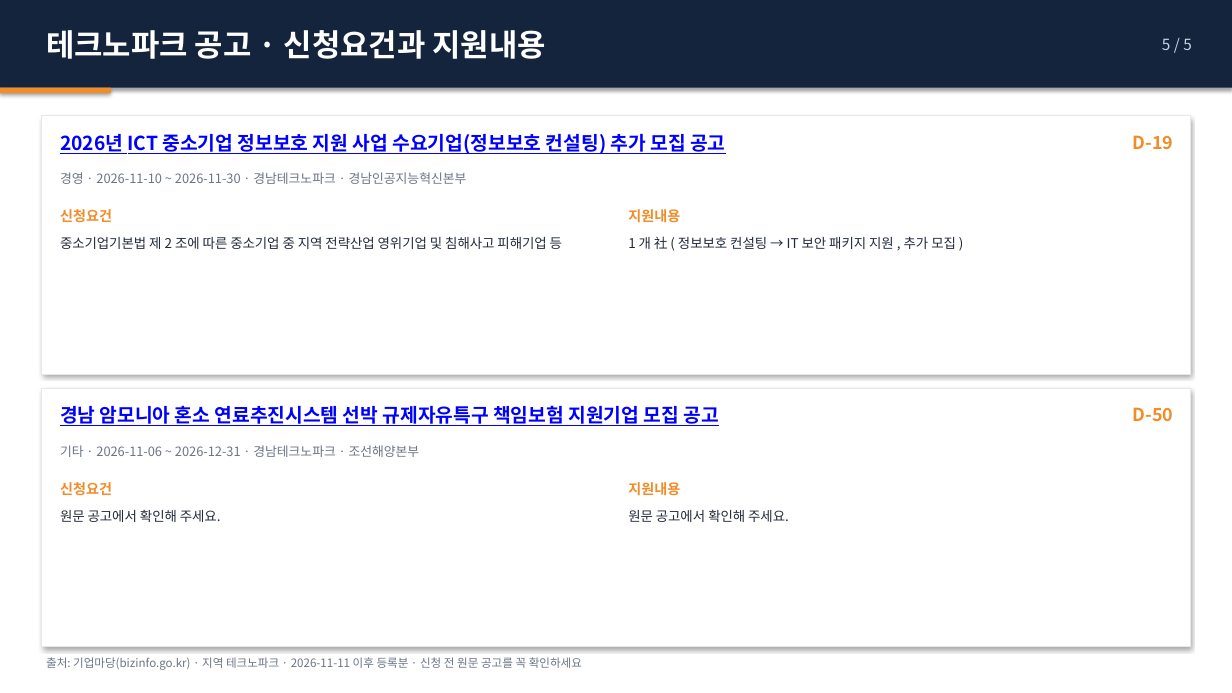
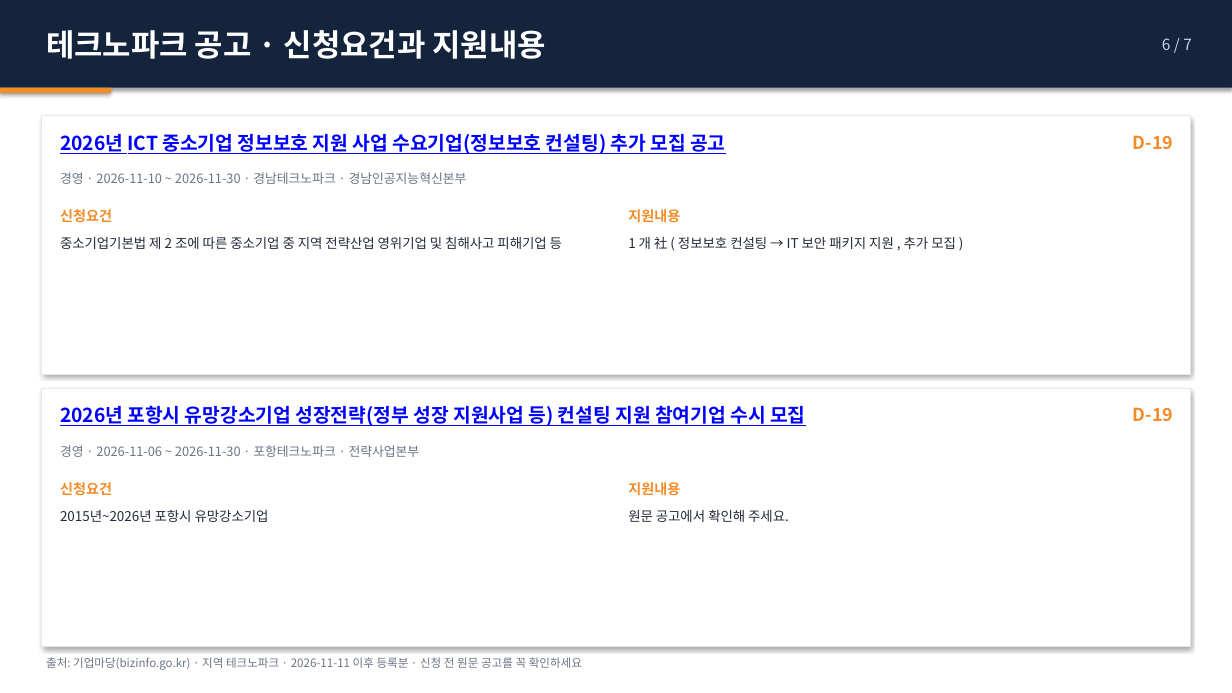
Before and after one commit to juddmank/helprnd.com, a slide deck: slide 15 of site/briefings/2026-11-11_지원사업공고.pptx (slide 13 before the commit). Drawn at 1232x693 pixels with LibreOffice and Linux fonts; fonts in the diff are those of the drawing. Boxes give left, top, right and bottom in pixels: in the first picture for what was removed or moved away, otherwise in the second. Text is boxed around its words. In the diff, an @@ line names an element or a change of style, - is before the commit and + after.

```diff
--- a/site/briefings/2026-11-11_지원사업공고.pptx
+++ b/site/briefings/2026-11-11_지원사업공고.pptx
@@ text at [1162,38,1192,50]: text changed @@
-5 / 5
+6 / 7
@@ text at [60,405,805,426]: text changed @@
-경남 암모니아 혼소 연료추진시스템 선박 규제자유특구 책임보험 지원기업 모집 공고
+2026년 포항시 유망강소기업 성장전략(정부 성장 지원사업 등) 컨설팅 지원 참여기업 수시 모집
@@ text at [1133,407,1174,422]: text changed @@
-D-50
+D-19
@@ text at [60,445,420,457]: text changed @@
-기타 · 2026-11-06 ~ 2026-12-31 · 경남테크노파크 · 조선해양본부
+경영 · 2026-11-06 ~ 2026-11-30 · 포항테크노파크 · 전략사업본부
@@ text at [60,510,269,522]: text changed @@
-원문 공고에서 확인해 주세요.
+2015년~2026년 포항시 유망강소기업
```
Also in this commit, not shown: 8 other slides changed, 3 slides added, 6 other files.
